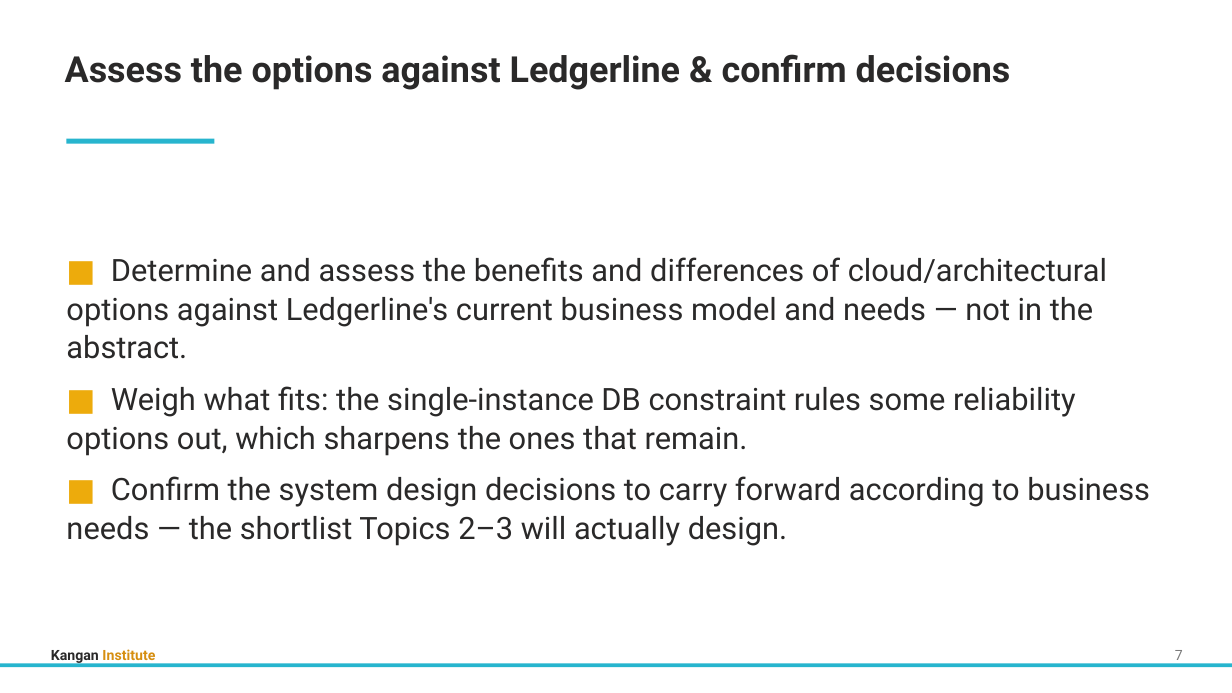
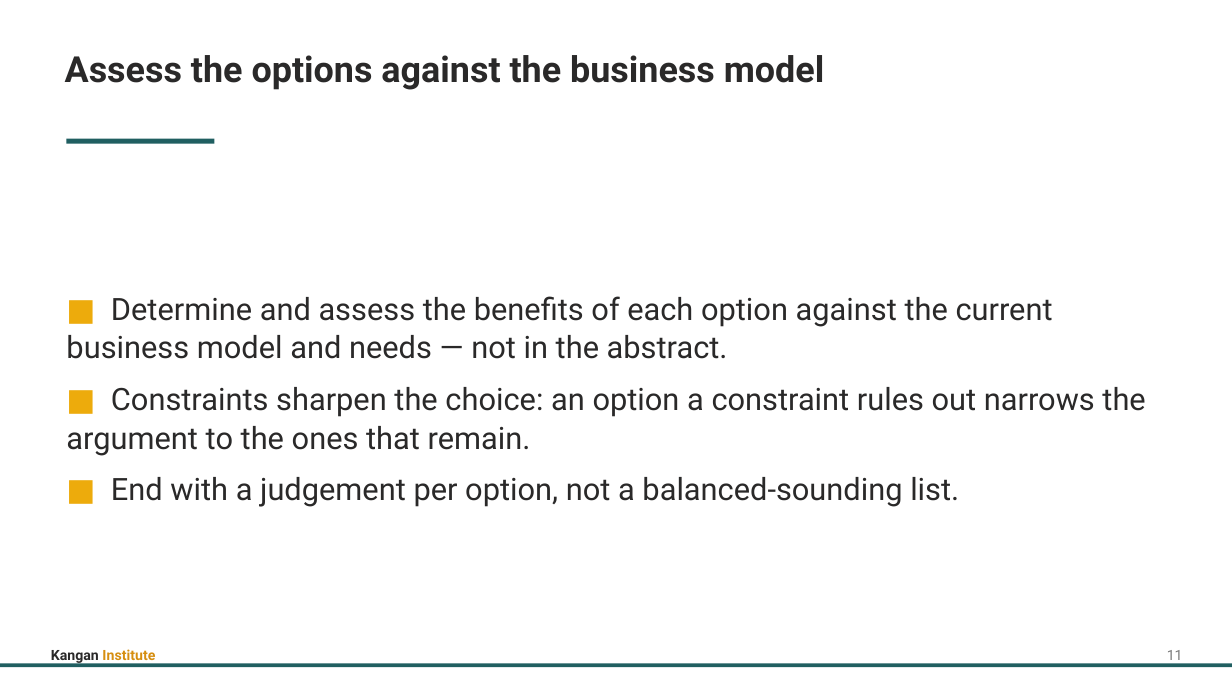
Before and after one commit to Digital-Initiatives-Kangan-Institute/diploma-cloud-cyber-content-s1, a slide deck: slide 15 of S1-CL3-Cloud-Infrastructure-Improvement/delivery/topic_01/Topic_01_Slides.pptx (slide 10 before the commit). Drawn at 1232x693 pixels with LibreOffice and Linux fonts; fonts in the diff are those of the drawing. Boxes give left, top, right and bottom in pixels: in the first picture for what was removed or moved away, otherwise in the second. Text is boxed around its words. In the diff, an @@ line names an element or a change of style, - is before the commit and + after.

```diff
--- a/S1-CL3-Cloud-Infrastructure-Improvement/delivery/topic_01/Topic_01_Slides.pptx
+++ b/S1-CL3-Cloud-Infrastructure-Improvement/delivery/topic_01/Topic_01_Slides.pptx
@@ text at (x1=65, y1=55, x2=825, y2=90): text changed @@
-Assess the options against Ledgerline & confirm decisions
+Assess the options against the business model
@@ rectangle at (x1=67, y1=139, x2=214, y2=144): fill #27B5CE to #205F61 @@
@@ text at (x1=66, y1=296, x2=1145, y2=507): text changed @@
-■ Determine and assess the benefits and differences of cloud/architectural options against Ledgerline's current business model and needs — not in the abstract.
-■ Weigh what fits: the single-instance DB constraint rules some reliability options out, which sharpens the ones that remain.
-■ Confirm the system design decisions to carry forward according to business needs — the shortlist Topics 2–3 will actually design.
+■ Determine and assess the benefits of each option against the current business model and needs — not in the abstract.
+■ Constraints sharpen the choice: an option a constraint rules out narrows the argument to the ones that remain.
+■ End with a judgement per option, not a balanced-sounding list.
@@ text at (x1=1167, y1=650, x2=1183, y2=665): text changed @@
-7
+11
@@ rectangle at (x1=0, y1=664, x2=1232, y2=667): fill #27B5CE to #205F61 @@
```
Also in this commit, not shown: 16 other slides changed, 7 slides added, 41 other files.
